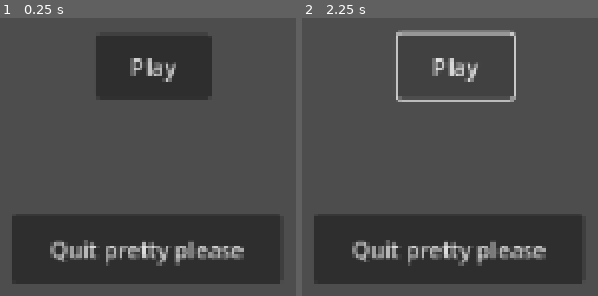
Above: before the commit, frames 1-2 (left to right).
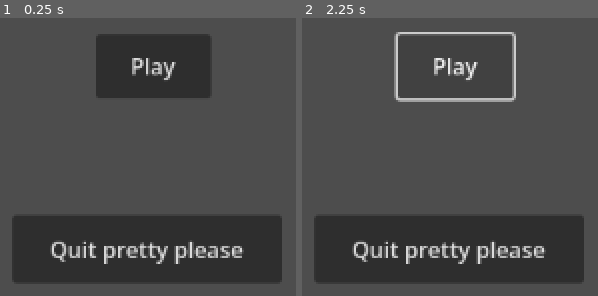
Above: after the commit, the same moments.

Repository: boredchef/bounce-back
Game: Godot game, scene res://Function Scenes (Menu, UI, etc)/Menu/menu.tscn
The game is run twice, just before and just after one commit, with the same random seed, the same clock (stepped at 60 frames per second) and the same inputs. The project has no main scene, so this scene is started directly.
Inputs:
- Up to frame 1 (0.25 s): no input
- Up to frame 2 (2.25 s): click "Play" at 0.5 s; click "Play" at 1.25 s; tap Enter (ui_accept) at 2 s; hold Right (ui_right) from 2.03 s (still down)

The runs differ from the first frame. In frame 1, 3.1% of the frame differs, in the area x 4-83%, y 14-96%; in frame 2, 4.5%, in the area x 4-83%, y 4-96%.

Commit message:
Level 1 has stuff now

Diff:
--- a/bounce-back/Function Scenes (Menu, UI, etc)/sandbox.tscn
+++ b/bounce-back/Function Scenes (Menu, UI, etc)/sandbox.tscn
@@ -1,6 +1,10 @@
 [gd_scene format=3 uid="uid://chofx7pv5uo8t"]
+
+[ext_resource type="PackedScene" uid="uid://dpyakersvlvjj" path="res://Elements/Player/player.tscn" id="1_61gm5"]
 
 [node name="Sandbox" type="Node3D" unique_id=1136584525]
 
 [node name="Camera3D" type="Camera3D" parent="." unique_id=389183711]
-transform = Transform3D(1, 0, 0, 0, 0.950125, 0.31186935, 0, -0.31186935, 0.950125, 0, 0.98885846, 2.0765839)
+transform = Transform3D(1, 0, 0, 0, 1, 0, 0, 0, 1, 0, 0, 3.6370273)
+
+[node name="Player" parent="." unique_id=526610686 instance=ExtResource("1_61gm5")]
--- a/bounce-back/Levels/level_1.tscn
+++ b/bounce-back/Levels/level_1.tscn
@@ -1,3 +1,18 @@
 [gd_scene format=3 uid="uid://d0s6q0reuu2ur"]
 
+[ext_resource type="PackedScene" uid="uid://dpyakersvlvjj" path="res://Elements/Player/player.tscn" id="1_n0qsc"]
+
+[sub_resource type="WorldBoundaryShape3D" id="WorldBoundaryShape3D_tb2w5"]
+
 [node name="Level 1" type="Node3D" unique_id=1841454884]
+
+[node name="Player" parent="." unique_id=526610686 instance=ExtResource("1_n0qsc")]
+transform = Transform3D(1, 0, 0, 0, 1, 0, 0, 0, 1, 0, 0.77171266, 0)
+
+[node name="Camera3D" type="Camera3D" parent="." unique_id=400201229]
+transform = Transform3D(1, 0, 0, 0, 0.99797815, 0.06355766, 0, -0.06355766, 0.99797815, 0, 1.4260826, 5.2406826)
+
+[node name="StaticBody3D" type="StaticBody3D" parent="." unique_id=1937974222]
+
+[node name="CollisionShape3D" type="CollisionShape3D" parent="StaticBody3D" unique_id=1876513948]
+shape = SubResource("WorldBoundaryShape3D_tb2w5")
--- a/bounce-back/project.godot
+++ b/bounce-back/project.godot
@@ -20,8 +20,41 @@
 
 [display]
 
-window/stretch/mode="canvas_items"
+window/size/mode=3
+window/stretch/mode="viewport"
 window/stretch/aspect="expand"
+
+[input]
+
+Left={
+"deadzone": 0.2,
+"events": [Object(InputEventKey,"resource_local_to_scene":false,"resource_name":"","device":-1,"window_id":0,"alt_pressed":false,"shift_pressed":false,"ctrl_pressed":false,"meta_pressed":false,"pressed":false,"keycode":0,"physical_keycode":65,"key_label":0,"unicode":97,"location":0,"echo":false,"script":null)
+, Object(InputEventKey,"resource_local_to_scene":false,"resource_name":"","device":-1,"window_id":0,"alt_pressed":false,"shift_pressed":false,"ctrl_pressed":false,"meta_pressed":false,"pressed":false,"keycode":0,"physical_keycode":4194319,"key_label":0,"unicode":0,"location":0,"echo":false,"script":null)
+]
+}
+Right={
+"deadzone": 0.2,
+"events": [Object(InputEventKey,"resource_local_to_scene":false,"resource_name":"","device":-1,"window_id":0,"alt_pressed":false,"shift_pressed":false,"ctrl_pressed":false,"meta_pressed":false,"pressed":false,"keycode":0,"physical_keycode":68,"key_label":0,"unicode":100,"location":0,"echo":false,"script":null)
+, Object(InputEventKey,"resource_local_to_scene":false,"resource_name":"","device":-1,"window_id":0,"alt_pressed":false,"shift_pressed":false,"ctrl_pressed":false,"meta_pressed":false,"pressed":false,"keycode":0,"physical_keycode":4194321,"key_label":0,"unicode":0,"location":0,"echo":false,"script":null)
+]
+}
+Up={
+"deadzone": 0.2,
+"events": [Object(InputEventKey,"resource_local_to_scene":false,"resource_name":"","device":-1,"window_id":0,"alt_pressed":false,"shift_pressed":false,"ctrl_pressed":false,"meta_pressed":false,"pressed":false,"keycode":0,"physical_keycode":87,"key_label":0,"unicode":119,"location":0,"echo":false,"script":null)
+, Object(InputEventKey,"resource_local_to_scene":false,"resource_name":"","device":-1,"window_id":0,"alt_pressed":false,"shift_pressed":false,"ctrl_pressed":false,"meta_pressed":false,"pressed":false,"keycode":0,"physical_keycode":4194320,"key_label":0,"unicode":0,"location":0,"echo":false,"script":null)
+]
+}
+Down={
+"deadzone": 0.2,
+"events": [Object(InputEventKey,"resource_local_to_scene":false,"resource_name":"","device":-1,"window_id":0,"alt_pressed":false,"shift_pressed":false,"ctrl_pressed":false,"meta_pressed":false,"pressed":false,"keycode":0,"physical_keycode":83,"key_label":0,"unicode":115,"location":0,"echo":false,"script":null)
+, Object(InputEventKey,"resource_local_to_scene":false,"resource_name":"","device":-1,"window_id":0,"alt_pressed":false,"shift_pressed":false,"ctrl_pressed":false,"meta_pressed":false,"pressed":false,"keycode":0,"physical_keycode":4194322,"key_label":0,"unicode":0,"location":0,"echo":false,"script":null)
+]
+}
+Jump={
+"deadzone": 0.2,
+"events": [Object(InputEventKey,"resource_local_to_scene":false,"resource_name":"","device":-1,"window_id":0,"alt_pressed":false,"shift_pressed":false,"ctrl_pressed":false,"meta_pressed":false,"pressed":false,"keycode":0,"physical_keycode":32,"key_label":0,"unicode":32,"location":0,"echo":false,"script":null)
+]
+}
 
 [physics]
 
